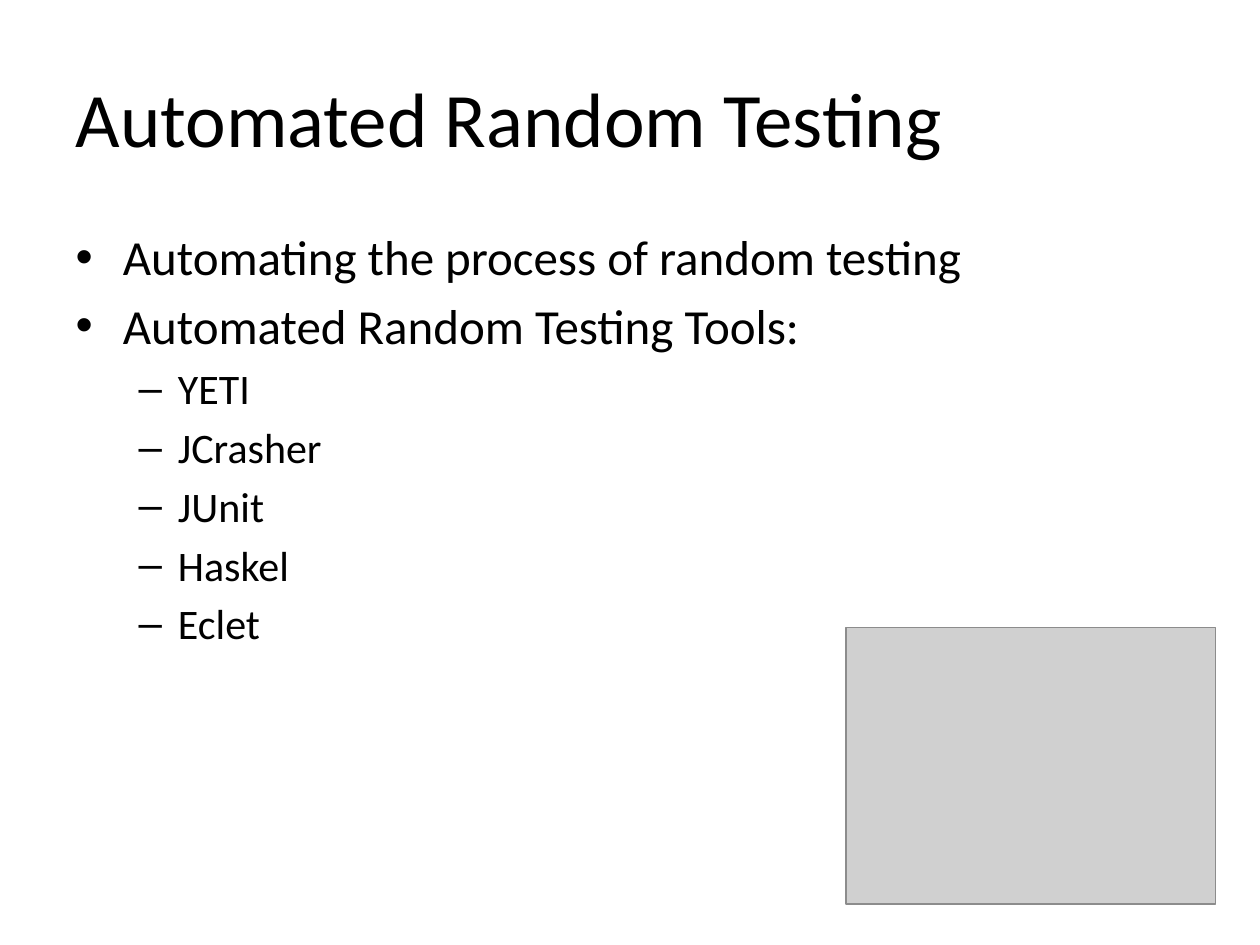
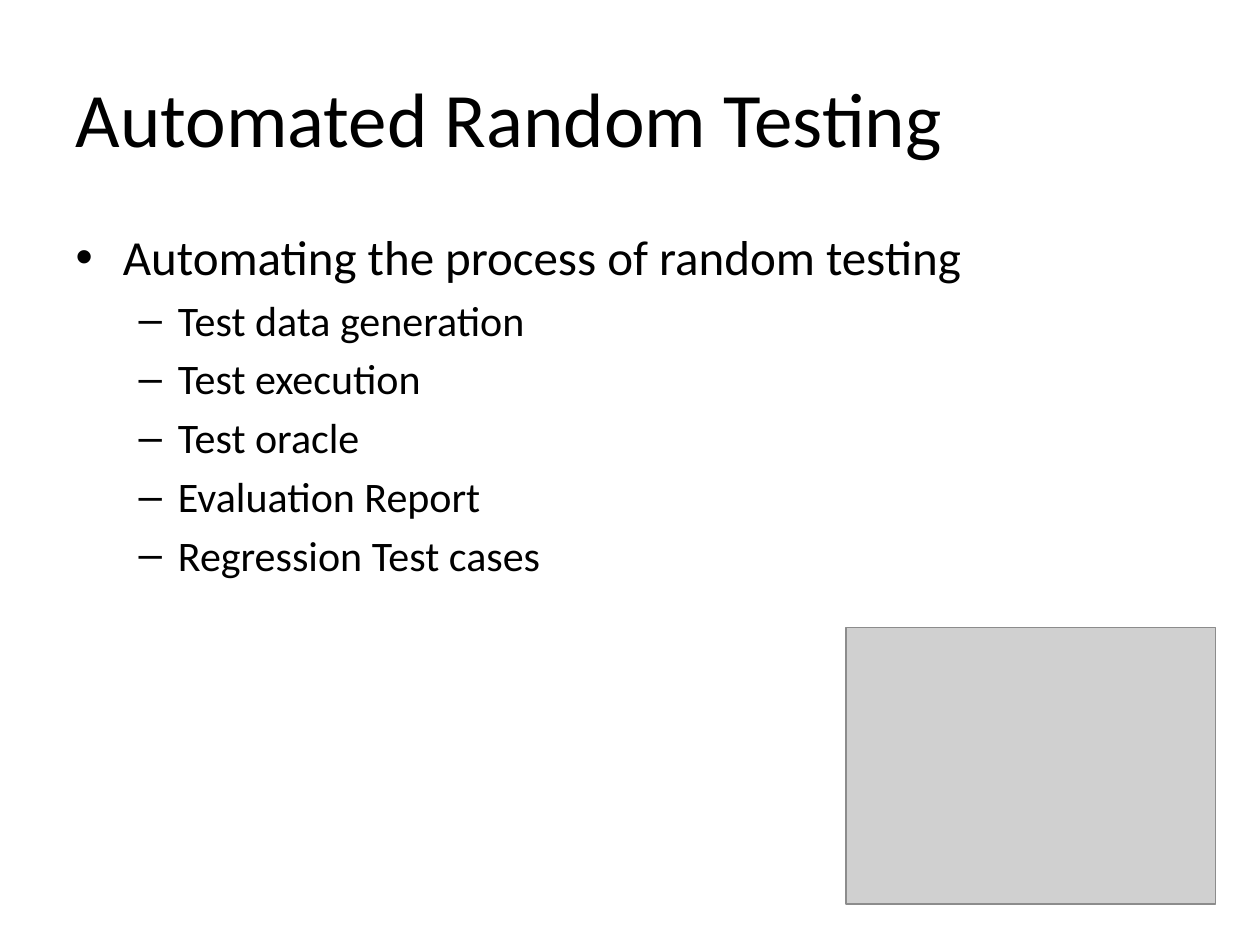
Before and after one commit to maochy/yeti-test, a slide deck: slide 6 of ThesisSeminar/newOne.pptx. Drawn at 1260x945 pixels with LibreOffice and Linux fonts; fonts in the diff are those of the drawing; grey boxes stand for pictures. Boxes give left, top, right and bottom in pixels: in the first picture for what was removed or moved away, otherwise in the second. Text is boxed around its words. In the diff, an @@ line names an element or a change of style, - is before the commit and + after.

```diff
--- a/ThesisSeminar/newOne.pptx
+++ b/ThesisSeminar/newOne.pptx
@@ text at [178, 306, 540, 579]: text changed; size 28 to 24 pt @@
-• Automated Random Testing Tools:
-  – YETI
-  – JCrasher
-  – JUnit
-  – Haskel
-  – Eclet
+  – Test data generation
+  – Test execution
+  – Test oracle
+  – Evaluation Report
+  – Regression Test cases
```
Also in this commit, not shown: 1 other slide changed, 6 other files.
